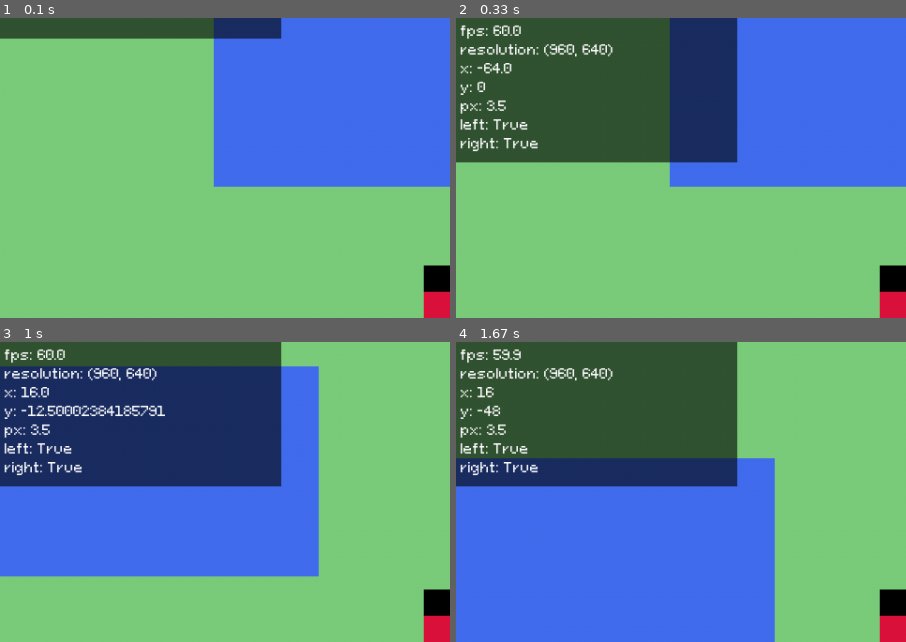
Above: before the commit, frames 1-4 (two rows, left to right).
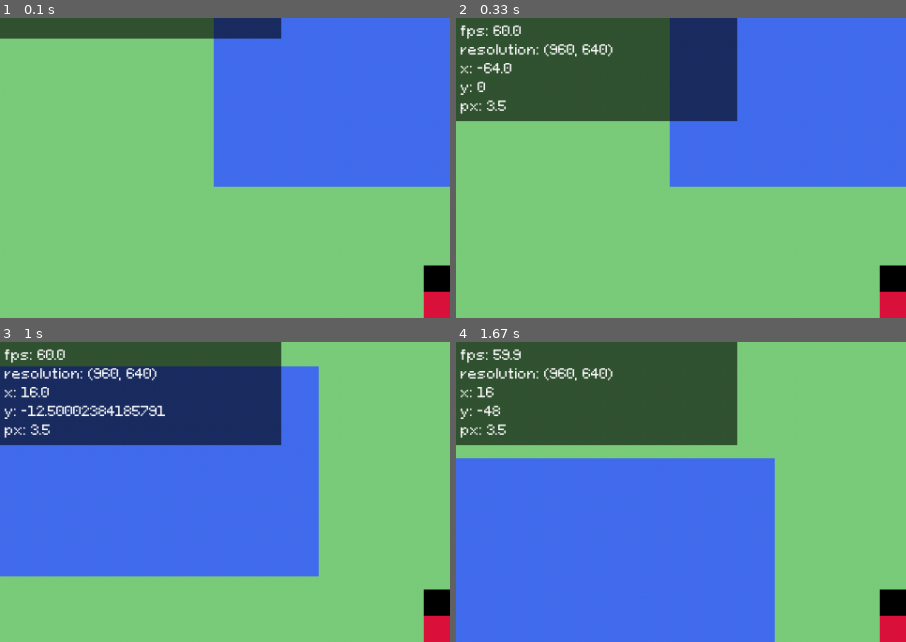
Above: after the commit, the same moments.

Repository: kritserv/rpg-maker-style-top-down-game-template
Game: pygame game, started from main.py
Same seed, same stepped clock (60 frames per second), same inputs: the game is played once before the commit and once after it.
Inputs:
- Up to frame 1 (0.1 s): no input
- Up to frame 2 (0.33 s): no input
- Up to frame 3 (1 s): hold Right 0.33-0.8 s; hold Up from 0.83 s (still down)
- Up to frame 4 (1.67 s): release Up at 1.13 s; hold Right 1.17-1.63 s
The pictures show only the part of the screen within x 0-50%, y 0-50%; the shares and areas given below are measured in that part.

Frame 1 is identical in both runs. In frame 2, 8.8% of the frame differs, in the area x 0-63%, y 33-49%; in frame 3, 8.8%; in frame 4, 8.8%.

Commit message:
make camera able to stop following player in every direction

Diff:
--- a/main.py
+++ b/main.py
@@ -61,8 +61,10 @@
 	top_down_map.resize(pixel_size, player)
 
 	camera = Camera(player, top_down_map)
-	camera.stop_follow_player_x_at_pos_left = -144
-	camera.stop_follow_player_x_at_pos_right = 144
+	camera.stop_follow_player_left_at_pos_x = -144
+	camera.stop_follow_player_right_at_pos_x = 144
+	camera.stop_follow_player_up_at_pos_y = -160
+	camera.stop_follow_player_down_at_pos_y = 160
 
 	debug_timer = Timer()
 	debug_timer.start()
@@ -105,9 +107,7 @@
 					f"resolution: {(curr_width, curr_height)}",
 					f"x: {player.pos[0]}",
 					f"y: {player.pos[1]}",
-					f"px: {pixel_size}",
-					f"left: {camera.follow_player_x_left}",
-					f"right: {camera.follow_player_x_right}"
+					f"px: {pixel_size}"
 				]
 				debug_timer.restart()
 			print_debug(debug_list)
--- a/my_object/camera.py
+++ b/my_object/camera.py
@@ -6,28 +6,41 @@
 		self.tdmap = tdmap
 		self.follow_player_x_left = True
 		self.follow_player_x_right = True
-		self.follow_player_y = True
-		self.stop_follow_player_x_at_pos_left = None
-		self.stop_follow_player_x_at_pos_right = None
-		self.stop_follow_player_y_at_pos_up = None
-		self.stop_follow_player_y_at_pos_down = None
+		self.follow_player_y_up = True
+		self.follow_player_y_down = True
+		self.stop_follow_player_left_at_pos_x = None
+		self.stop_follow_player_right_at_pos_x = None
+		self.stop_follow_player_up_at_pos_y = None
+		self.stop_follow_player_down_at_pos_y = None
 
 	def draw(self, pixel_size, player, top_down_map):
 		top_down_map.draw()
 		player.draw(pixel_size, self)
 
 	def update(self, pixel_size):
-		if self.stop_follow_player_x_at_pos_left:
-			if self.player.pos[0] < self.stop_follow_player_x_at_pos_left:
+		if self.stop_follow_player_left_at_pos_x:
+			if self.player.pos[0] < self.stop_follow_player_left_at_pos_x:
 				self.follow_player_x_left = False
 			else:
 				self.follow_player_x_left = True
 
-		if self.stop_follow_player_x_at_pos_right:
-				if self.player.pos[0] > self.stop_follow_player_x_at_pos_right:
+		if self.stop_follow_player_right_at_pos_x:
+				if self.player.pos[0] > self.stop_follow_player_right_at_pos_x:
 					self.follow_player_x_right = False
 				else:
 					self.follow_player_x_right = True
 
+		if self.stop_follow_player_up_at_pos_y:
+			if self.player.pos[1] < self.stop_follow_player_up_at_pos_y:
+				self.follow_player_y_up = False
+			else:
+				self.follow_player_y_up = True
+
+		if self.stop_follow_player_down_at_pos_y:
+				if self.player.pos[1] > self.stop_follow_player_down_at_pos_y:
+					self.follow_player_y_down = False
+				else:
+					self.follow_player_y_down = True
+
 
 		move_map(self, pixel_size)
--- a/my_object/func/topdownmap.py
+++ b/my_object/func/topdownmap.py
@@ -1,21 +1,31 @@
 import pygame as pg
 
 def move_map(camera, pixel_size):
+	screen_width = camera.tdmap.screen.get_width()
+	screen_height = camera.tdmap.screen.get_height()
+
 	if camera.follow_player_x_left and camera.follow_player_x_right:
-		camera.tdmap.x = -camera.player.pos[0] * pixel_size + camera.tdmap.screen.get_width()/2
+		camera.tdmap.x = -camera.player.pos[0] * pixel_size + screen_width/2
 
-	elif not camera.follow_player_x_left:
-		if camera.player.pos[0] < camera.stop_follow_player_x_at_pos_left:
-			camera.tdmap.x = -camera.stop_follow_player_x_at_pos_left*pixel_size + pixel_size + camera.tdmap.screen.get_width()/2
+	if camera.follow_player_y_up and camera.follow_player_y_down:
+		camera.tdmap.y = -camera.player.pos[1] * pixel_size + screen_height/2
+
+	if not camera.follow_player_x_left:
+		if camera.player.pos[0] < camera.stop_follow_player_left_at_pos_x:
+			camera.tdmap.x = -camera.stop_follow_player_left_at_pos_x*pixel_size + pixel_size + screen_width/2
 
 	elif not camera.follow_player_x_right:
-		if camera.player.pos[0] > camera.stop_follow_player_x_at_pos_right:
-			camera.tdmap.x = -camera.stop_follow_player_x_at_pos_right*pixel_size + pixel_size + camera.tdmap.screen.get_width()/2
+		if camera.player.pos[0] > camera.stop_follow_player_right_at_pos_x:
+			camera.tdmap.x = -camera.stop_follow_player_right_at_pos_x*pixel_size + pixel_size + screen_width/2
 
-	if camera.follow_player_y:
-		camera.tdmap.y = -camera.player.pos[1] * pixel_size + camera.tdmap.screen.get_height()/2
-	else:
-		camera.tdmap.y = pixel_size + camera.tdmap.screen.get_height()/2
+	if not camera.follow_player_y_up:
+		if camera.player.pos[1] < camera.stop_follow_player_up_at_pos_y:
+			camera.tdmap.y = (-camera.stop_follow_player_up_at_pos_y)*pixel_size - pixel_size + screen_height/2
+
+	elif not camera.follow_player_y_down:
+		if camera.player.pos[1] > camera.stop_follow_player_down_at_pos_y:
+			camera.tdmap.y = (-camera.stop_follow_player_down_at_pos_y)*pixel_size - pixel_size + screen_height/2
+
 
 def correct_all_map_rect(tdmap, pixel_size):
 	tile_size = pixel_size*16
--- a/my_object/player.py
+++ b/my_object/player.py
@@ -25,16 +25,29 @@
 	def draw(self, pixel_size, camera):
 		for rect, color in self.transformed_rects:
 			if not camera.follow_player_x_left:
-				if camera.stop_follow_player_x_at_pos_left:
-					if camera.player.pos[0] < camera.stop_follow_player_x_at_pos_left:
-						offset_x = (camera.player.pos[0] - camera.stop_follow_player_x_at_pos_left) * pixel_size
+				if camera.stop_follow_player_left_at_pos_x:
+					if camera.player.pos[0] < camera.stop_follow_player_left_at_pos_x:
+						offset_x = (camera.player.pos[0] - camera.stop_follow_player_left_at_pos_x) * pixel_size
 						rect[0] += offset_x
 
 			elif not camera.follow_player_x_right:
-				if camera.stop_follow_player_x_at_pos_right:
-					if camera.player.pos[0] > camera.stop_follow_player_x_at_pos_right:
-						offset_x = (camera.player.pos[0] - camera.stop_follow_player_x_at_pos_right) * pixel_size
+				if camera.stop_follow_player_right_at_pos_x:
+					if camera.player.pos[0] > camera.stop_follow_player_right_at_pos_x:
+						offset_x = (camera.player.pos[0] - camera.stop_follow_player_right_at_pos_x) * pixel_size
 						rect[0] += offset_x
+
+			if not camera.follow_player_y_up:
+				if camera.stop_follow_player_up_at_pos_y:
+					if camera.player.pos[1] < camera.stop_follow_player_up_at_pos_y:
+						offset_y = (camera.player.pos[1] - camera.stop_follow_player_up_at_pos_y) * pixel_size
+						rect[1] += offset_y
+
+			elif not camera.follow_player_y_down:
+				if camera.stop_follow_player_down_at_pos_y:
+					if camera.player.pos[1] > camera.stop_follow_player_down_at_pos_y:
+						offset_y = (camera.player.pos[1] - camera.stop_follow_player_down_at_pos_y) * pixel_size
+						rect[1] += offset_y
+
 			pg.draw.rect(self.screen, color, rect)
 
 	def update(self, dt):
